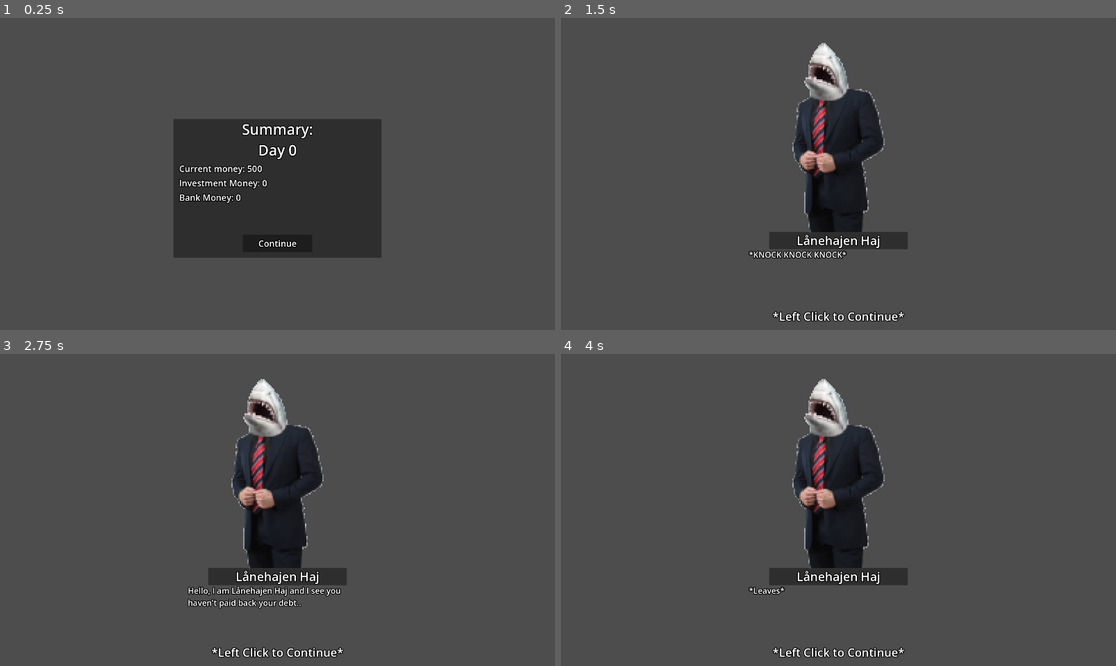
Above: before the commit, frames 1-4 (two rows, left to right).
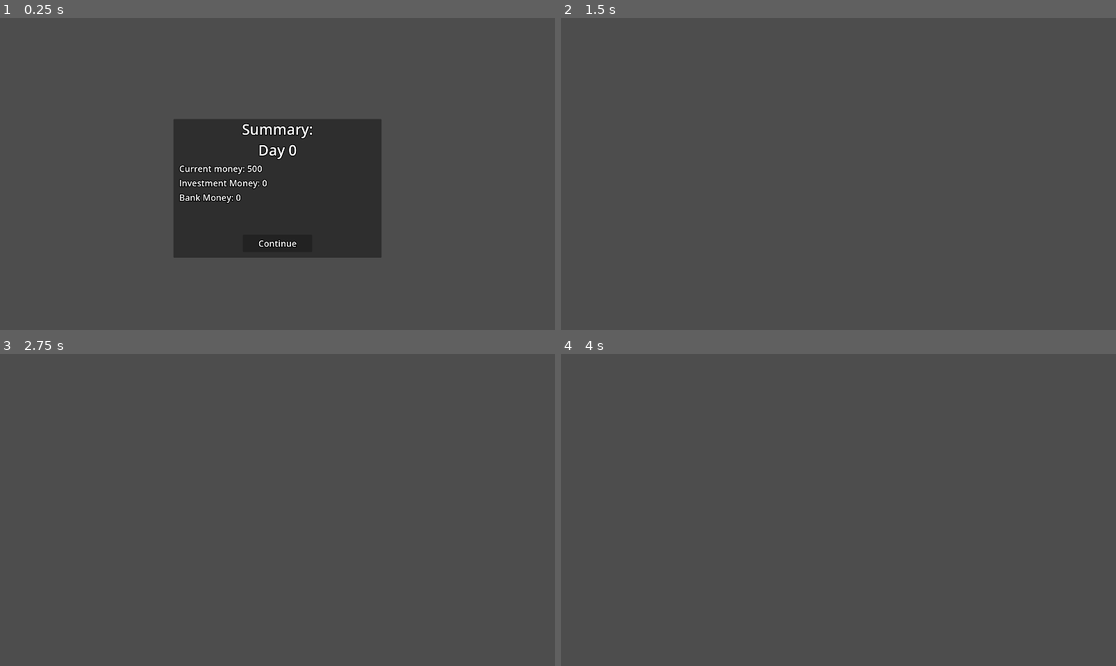
Above: after the commit, the same moments.

Repository: ThyGram/Eksamensprojekt-DDU
Game: Godot game, scene res://PopUps/game_summary.tscn
The game is run twice, just before and just after one commit, with the same random seed, the same clock (stepped at 60 frames per second) and the same inputs. This scene is started directly instead of the project's main scene.
Inputs (mouse positions are in pixels of both pictures, inside the frame that each line leads up to):
- Up to frame 1 (0.25 s): no input
- Up to frame 2 (1.5 s): click "Continue" at 0.5 s; click (838, 174) at 1.25 s, where only the run before the commit has a clickable "Play"
- Up to frame 3 (2.75 s): tap Enter (ui_accept) at 2, 2.27 s; move the mouse to (399, 494) at 2.02 s; press the mouse at (399, 494) at 2.03 s; hold D (Right) from 2.03 s (still down)
- Up to frame 4 (4 s): tap Enter (ui_accept) at 2.75, 3.02, 3.5 s; move the mouse to (727, 525) at 2.77 s; release D (Right) at 2.78 s; release the mouse at (727, 525) at 2.78 s; hold S (Down) 2.78-3.53 s; click (727, 525) at 2.85 s; move the mouse to (894, 441) at 3.52 s; press the mouse at (894, 441) at 3.53 s; hold D (Right) from 3.53 s (still down)

The runs differ from the first frame. In frame 2, 8.5% of the frame differs, in the area x 33-63%, y 8-98%; in frame 3, 9.0%; in frame 4, 8.3%.

Commit message:
game_summary fixed

Diff:
--- a/GodotGame/PopUps/game_summary.gd
+++ b/GodotGame/PopUps/game_summary.gd
@@ -42,6 +42,7 @@
 
 
 func _on_quit_pressed():
+	get_tree().paused = false
 	get_tree().change_scene_to_file("res://Menu/main_menu.tscn")
 
 var http_request : HTTPRequest = HTTPRequest.new()
--- a/GodotGame/PopUps/game_summary.tscn
+++ b/GodotGame/PopUps/game_summary.tscn
@@ -104,6 +104,7 @@
 vertical_alignment = 1
 
 [node name="Quit" type="Button" parent="Panel"]
+visible = false
 layout_mode = 1
 anchors_preset = 7
 anchor_left = 0.5
